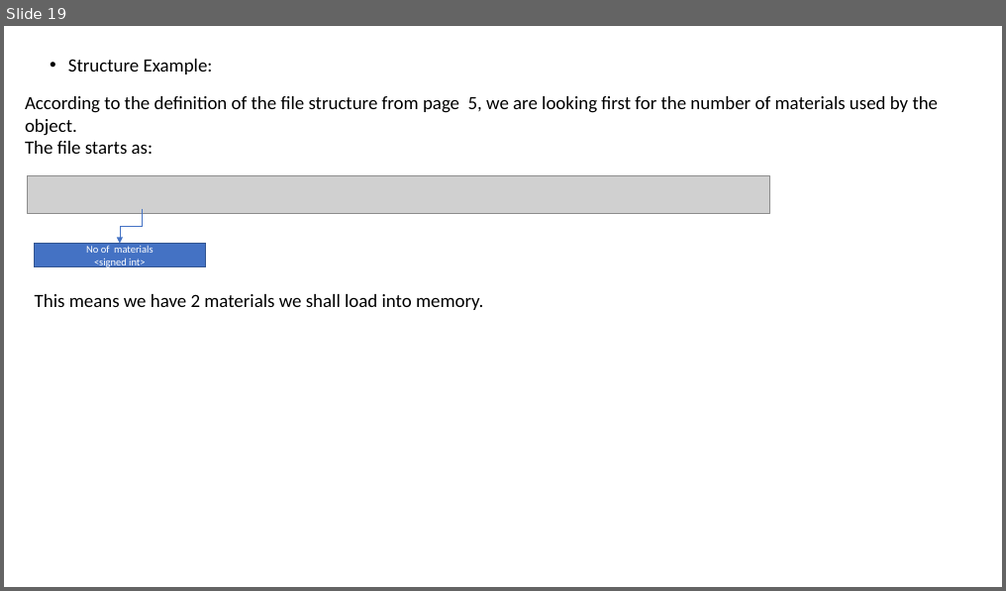
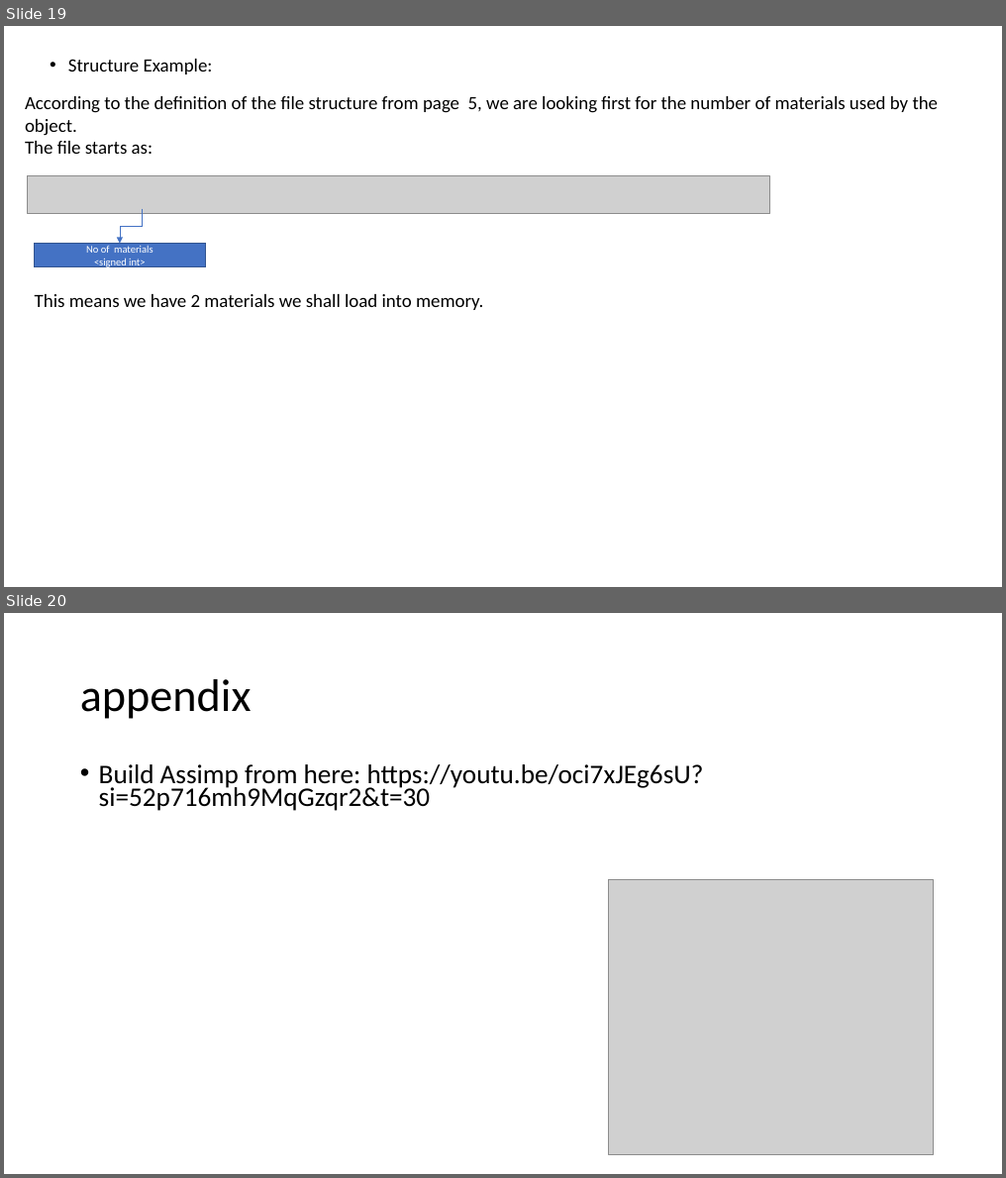
Before and after one commit to george2209/Collada_FBX_to_binary, a slide deck: docs/DAE to binary structure_20220326.pptx. Shown one above the other, each under a label of ours: slide 19 before the commit, slides 19 and 20 after it. The pictures are 1006x591 and 1006x1178 pixels, drawn with LibreOffice and Linux fonts; fonts in the diff are those of the drawing; grey boxes stand for pictures. Boxes give left, top, right and bottom in pixels: in the first picture for what was removed or moved away, otherwise in the second. Text is boxed around its words. In the diff, an @@ line names an element or a change of style, - is before the commit and + after.

```diff
--- a/docs/DAE to binary structure_20220326.pptx
+++ b/docs/DAE to binary structure_20220326.pptx
@@ slide 20 added at [4,613,1002,1174], background #FFFFFF @@
@@ title added at [80,679,252,719], 44 pt, text #000000 @@
+appendix
@@ text added at [99,764,704,811], 25.9 pt, text #000000 @@
+• Build Assimp from here: https://youtu.be/oci7xJEg6sU?si=52p716mh9MqGzqr2&t=30
@@ picture added at [608,879,934,1155] @@
```
Also in this commit, not shown: 1 other file.
